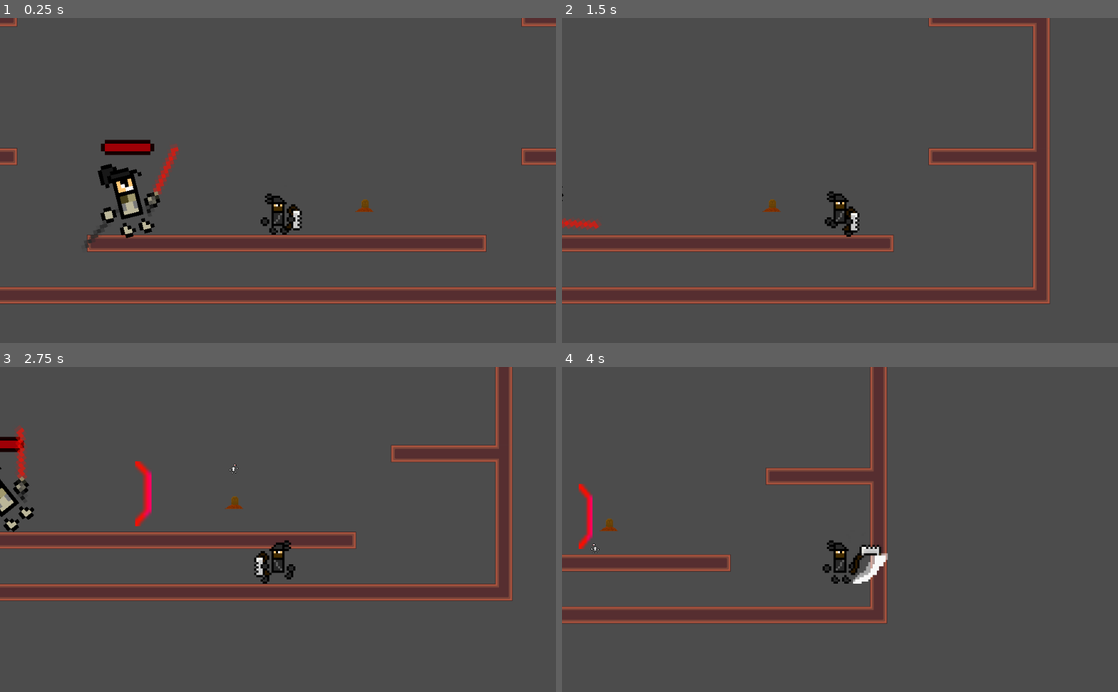
Above: before the commit, frames 1-4 (two rows, left to right).
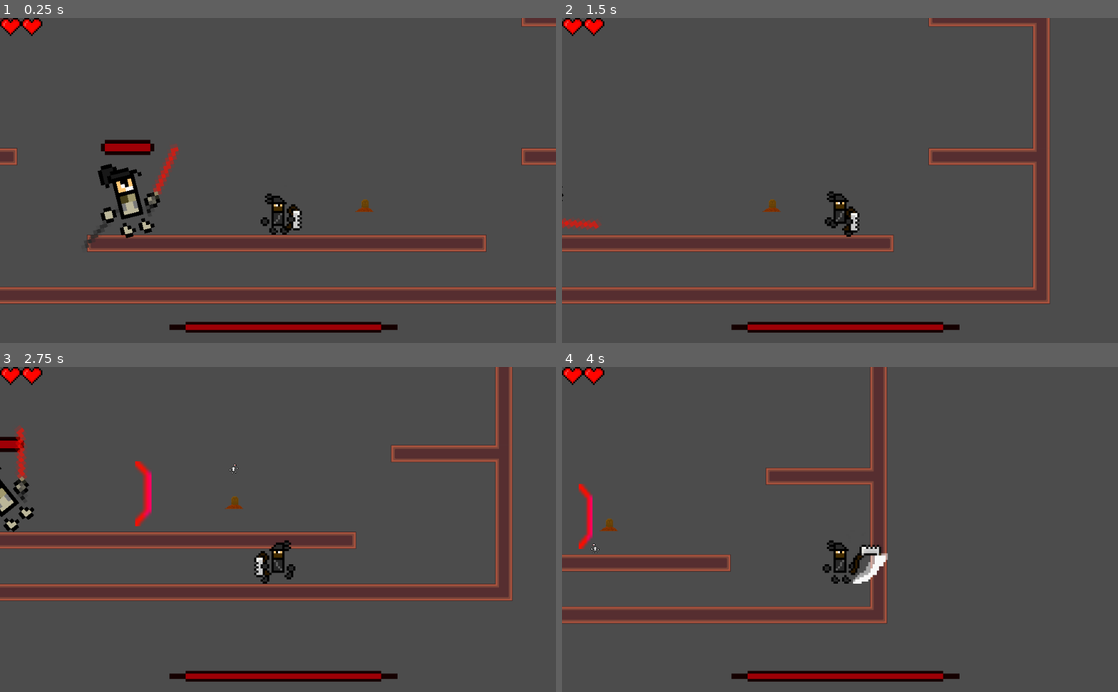
Above: after the commit, the same moments.

Repository: JoelRodri/GodotProject
Game: Godot game, scene res://scenes/World2.tscn
Two runs of this game, one before a commit and one after it. Both use one fixed random seed, a clock stepped at 60 frames per second and the inputs below. This scene is started directly instead of the project's main scene.
Inputs (mouse positions are in pixels of both pictures, inside the frame that each line leads up to):
- Up to frame 1 (0.25 s): no input
- Up to frame 2 (1.5 s): move the mouse to (962, 164) at 0.52 s; hold D (player_right) from 0.53 s (still down); click (962, 164) at 0.6 s; tap W (player_jump) at 0.77 s; move the mouse to (728, 196) at 1.27 s; tap E (player_usage) at 1.35 s
- Up to frame 3 (2.75 s): tap W (player_jump) at 1.52 s; move the mouse to (333, 458) at 2.02 s; release D (player_right) at 2.03 s; hold Left (player_left) from 2.03 s (still down); click (333, 458) at 2.1 s
- Up to frame 4 (4 s): move the mouse to (812, 594) at 2.77 s; release Left (player_left) at 2.78 s; hold D (player_right) from 2.78 s (still down); tap E (player_usage) at 2.85 s; tap W (player_jump) at 3.02, 3.77 s; move the mouse to (1006, 578) at 3.52 s; click (1006, 578) at 3.6 s

The runs differ from the first frame. In frame 1, 1.6% of the frame differs, in the area x 0-72%, y 0-97%; in frame 2, 1.6%; in frame 3, 1.6%; in frame 4, 1.6%.

Commit message:
BossLife

Diff:
--- a/ProyectoGODOT/scenes/BarraVida.tscn
+++ b/ProyectoGODOT/scenes/BarraVida.tscn
@@ -15,14 +15,40 @@
 "_edit_use_anchors_": false
 }
 
+[node name="NinePatchRect" type="NinePatchRect" parent="."]
+visible = false
+margin_left = -100.668
+margin_top = -13.75
+margin_right = 120.332
+margin_bottom = 26.25
+texture = ExtResource( 3 )
+patch_margin_left = 2
+patch_margin_top = 2
+patch_margin_right = 4
+patch_margin_bottom = 2
+
 [node name="TextureProgress" type="TextureProgress" parent="."]
 margin_left = 2.85381
 margin_top = 1.85381
 margin_right = 14.8538
 margin_bottom = 7.85381
-max_value = 100.0
 value = 100.0
 texture_progress = ExtResource( 1 )
 __meta__ = {
 "_edit_use_anchors_": false
 }
+
+[node name="NinePatchRect" type="NinePatchRect" parent="TextureProgress"]
+visible = false
+margin_left = -86.0
+margin_top = -3.0
+margin_right = 97.0
+margin_bottom = 12.0
+texture = ExtResource( 1 )
+region_rect = Rect2( 8.03961, 2.7508, 2.05619, 1.15661 )
+patch_margin_left = 1
+patch_margin_top = 1
+patch_margin_bottom = 1
+__meta__ = {
+"_edit_use_anchors_": false
+}
--- a/ProyectoGODOT/scenes/Boss.tscn
+++ b/ProyectoGODOT/scenes/Boss.tscn
@@ -251,7 +251,7 @@
 collision_mask = 2
 script = ExtResource( 2 )
 
-[node name="TextureRect" parent="." instance=ExtResource( 3 )]
+[node name="HPbar" parent="." instance=ExtResource( 3 )]
 margin_left = -9.17482
 margin_top = -17.8881
 margin_right = 10.8252
--- a/ProyectoGODOT/scenes/World2.tscn
+++ b/ProyectoGODOT/scenes/World2.tscn
@@ -1,9 +1,13 @@
-[gd_scene load_steps=5 format=2]
+[gd_scene load_steps=9 format=2]
 
 [ext_resource path="res://scenes/AutoTileMapRed.tscn" type="PackedScene" id=1]
 [ext_resource path="res://scenes/Player.tscn" type="PackedScene" id=2]
 [ext_resource path="res://scenes/Door.tscn" type="PackedScene" id=3]
 [ext_resource path="res://scenes/Boss.tscn" type="PackedScene" id=4]
+[ext_resource path="res://assets/images/Heart.png" type="Texture" id=5]
+[ext_resource path="res://scripts/Life.gd" type="Script" id=6]
+[ext_resource path="res://scripts/LifeBoss.gd" type="Script" id=7]
+[ext_resource path="res://scenes/BarraVida.tscn" type="PackedScene" id=8]
 
 [node name="World2" type="Node2D"]
 
@@ -22,3 +26,43 @@
 [node name="Boss" parent="." instance=ExtResource( 4 )]
 position = Vector2( -277, -74 )
 scale = Vector2( 7, 7 )
+
+[node name="UI" type="CanvasLayer" parent="."]
+
+[node name="Life" type="Control" parent="UI"]
+margin_right = 40.0
+margin_bottom = 40.0
+script = ExtResource( 6 )
+__meta__ = {
+"_edit_use_anchors_": false
+}
+
+[node name="Hearts" type="TextureRect" parent="UI/Life"]
+margin_left = 0.16518
+margin_top = 0.307591
+margin_right = 13.1652
+margin_bottom = 11.3076
+rect_scale = Vector2( 3, 3 )
+texture = ExtResource( 5 )
+expand = true
+stretch_mode = 2
+__meta__ = {
+"_edit_use_anchors_": false
+}
+
+[node name="UIboss" type="CanvasLayer" parent="."]
+
+[node name="LifeBoss" type="Control" parent="UIboss"]
+margin_right = 40.0
+margin_bottom = 40.0
+script = ExtResource( 7 )
+__meta__ = {
+"_edit_use_anchors_": false
+}
+
+[node name="HPbar" parent="UIboss/LifeBoss" instance=ExtResource( 8 )]
+margin_left = 251.71
+margin_top = 546.165
+margin_right = 271.71
+margin_bottom = 556.165
+rect_scale = Vector2( 30, 5 )
--- a/ProyectoGODOT/scripts/Boss.gd
+++ b/ProyectoGODOT/scripts/Boss.gd
@@ -1,6 +1,10 @@
 extends KinematicBody2D
 const FIREBALL = preload("res://scenes/Fireball.tscn")
 const STONE = preload("res://scenes/Skeleton.tscn")
+
+export(int) var hitpoints = 100
+var max_hitpoints = hitpoints
+signal life_boss_changed(boss_life)
 
 var gravity =  10
 var velocity = Vector2(0, 0)
@@ -19,7 +23,10 @@
 var bull = false
 
 func _ready():
-	pass
+#	connect("life_changed", get_parent().get_node("UI/Life"), "on_player_life_changed")
+#	emit_signal("life_changed", max_hmaearts)
+	connect("life_boss_changed",get_parent().get_node("UIboss/LifeBoss"), "on_boss_life_changed")
+	emit_signal("life_boss_changed", max_hitpoints)
 
 func _physics_process(delta):
 
@@ -164,3 +171,10 @@
 	velocity.y += gravity
 
 	velocity = move_and_slide(velocity, Vector2.UP)
+
+
+func damage(dam: int) -> void:
+	hitpoints -= dam
+	emit_signal("life_boss_changed", hitpoints)
+	if hitpoints <= 0:
+		die()
--- a/ProyectoGODOT/scripts/Fireball.gd
+++ b/ProyectoGODOT/scripts/Fireball.gd
@@ -19,4 +19,4 @@
 
 func _on_Fireball_body_entered(body):
 	if body.get_name() == "Player":
-		body.die() # Replace with function body.
+		body.damage(1) # Replace with function body.
--- /dev/null
+++ b/ProyectoGODOT/scripts/LifeBoss.gd
@@ -0,0 +1,4 @@
+extends Control
+
+func on_boss_life_changed(boss_life:int) -> void:
+	$HPbar.set_percent_value(boss_life)
--- a/ProyectoGODOT/scripts/Player.gd
+++ b/ProyectoGODOT/scripts/Player.gd
@@ -135,7 +135,10 @@
 	$AttackDetector.monitoring = false
 
 func _on_AttackDetector_body_entered(body):
-	body.die()
+	if body.get_name() == "Boss":
+		body.damage(25)
+	else:
+		body.die()
 
 
 func damage(dam: int) -> void:
Not shown: 1 places in ProyectoGODOT/scenes/Menu.tscn that only renumber resources
